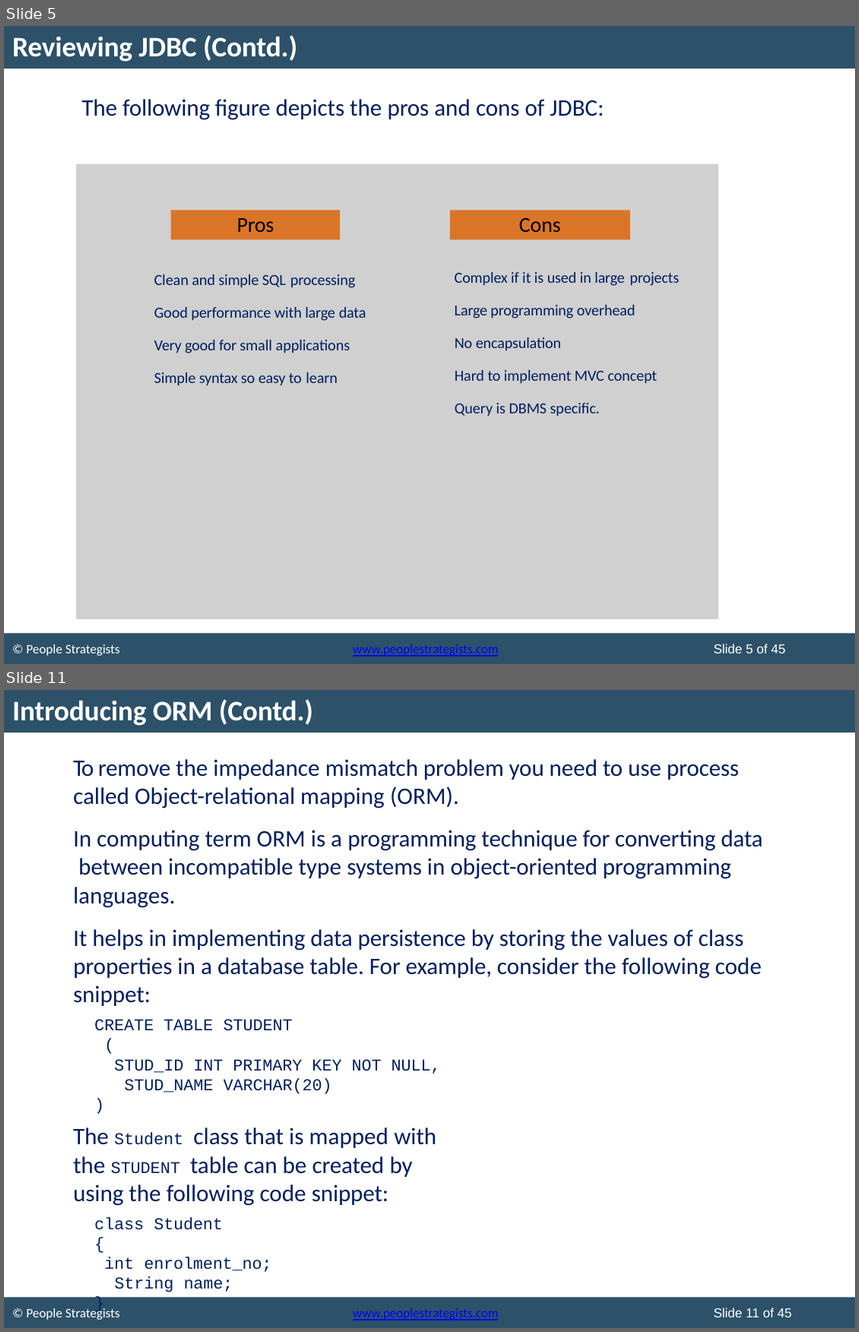
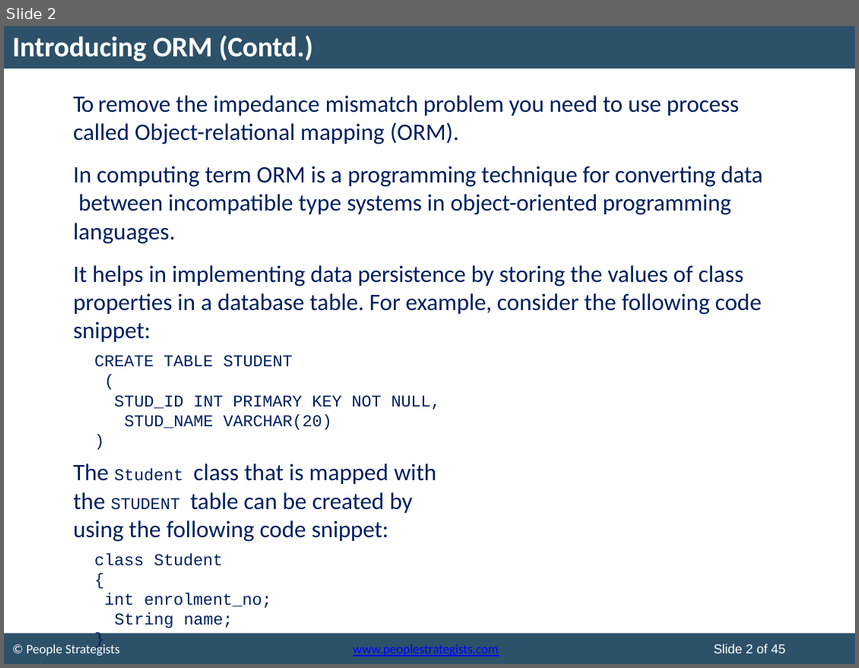
Before and after one commit to MohitKhevlani278/Java, a slide deck: ExamPaperAnswer/ClgPdf/hibernateday1.pptx. Shown one above the other, each under a label of ours: slides 5 and 11 before the commit, slide 2 after it; the slides between them are not shown. The pictures are 859x1332 and 859x668 pixels, drawn with LibreOffice and Linux fonts; fonts in the diff are those of the drawing; grey boxes stand for pictures; background and template pictures are left out. Boxes give left, top, right and bottom in pixels: in the first picture for what was removed or moved away, otherwise in the second. Text is boxed around its words. In the diff, an @@ line names an element or a change of style, - is before the commit and + after.

```diff
--- a/ExamPaperAnswer/ClgPdf/hibernateday1.pptx
+++ b/ExamPaperAnswer/ClgPdf/hibernateday1.pptx
@@ slide 5 removed at <box>4,26,855,664</box>, background #FFFFFF; not listed: 2 template elements that a slide beside it also shows @@
@@ title removed at <box>12,35,297,62</box> @@
-Reviewing JDBC (Contd.)
@@ text removed at <box>82,99,604,120</box> @@
-The following figure depicts the pros and cons of JDBC:
@@ picture removed at <box>76,164,719,620</box> @@
@@ picture removed at <box>168,208,347,247</box> @@
@@ picture removed at <box>222,203,304,258</box> @@
@@ picture removed at <box>448,208,637,247</box> @@
@@ picture removed at <box>503,203,581,258</box> @@
@@ rectangle removed at <box>171,210,340,240</box> @@
-Pros
@@ rectangle removed at <box>450,210,630,240</box> @@
-Cons
@@ text removed at <box>154,275,355,288</box> @@
-Clean and simple SQL processing
@@ text removed at <box>455,272,680,286</box> @@
-Complex if it is used in large projects
@@ text removed at <box>154,307,367,321</box> @@
-Good performance with large data
@@ text removed at <box>455,305,636,319</box> @@
-Large programming overhead
@@ text removed at <box>154,340,351,354</box> @@
-Very good for small applications
@@ text removed at <box>455,338,561,351</box> @@
-No encapsulation
@@ text removed at <box>154,373,338,386</box> @@
-Simple syntax so easy to learn
@@ text removed at <box>455,370,658,384</box> @@
-Hard to implement MVC concept
@@ text removed at <box>455,403,600,417</box> @@
-Query is DBMS specific.
@@ text removed at <box>26,645,120,656</box> @@
-© People Strategists
@@ text removed at <box>353,645,498,657</box> @@
-www.peoplestrategists.com
@@ text removed at <box>714,644,786,654</box> @@
-Slide 5 of 45
@@ what was slide 11 is now slide 2 @@
@@ text at <box>714,644,786,654</box>: text changed @@
-Slide 11 of 45
+Slide 2 of 45
```
Also in this commit, not shown: 1 slide changed, 23 other slides removed, 7 other files.
